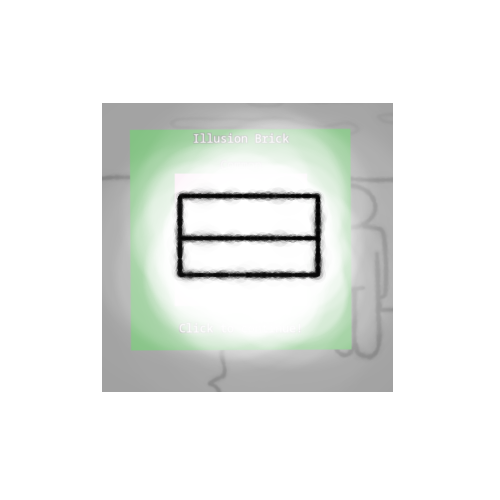
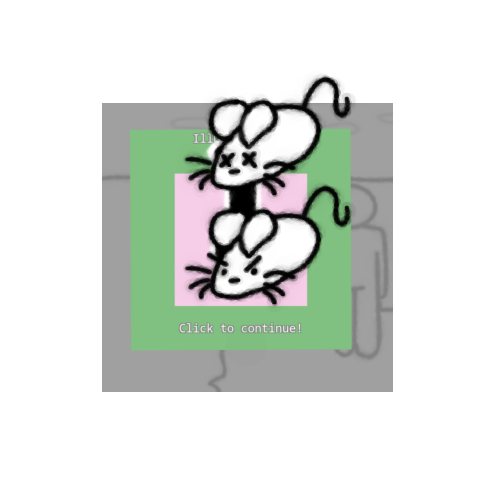
Before/after of a (500, 500) layered artwork. What changed in the layer stack:
added group "mouseDead" with 2 layers above "mouse" over [128, 73, 384, 392]
added layer "Paint Layer 7" (1st of 2, in "mouseDead") in group "mouseDead" over [128, 73, 384, 211]
added layer "Paint Layer 8" (1st of 2, in "mouseDead") in group "mouseDead" over [128, 73, 384, 392]
added group "mouse" with 2 layers above "fishLever" over [128, 128, 384, 392]
added layer "Paint Layer 7" (2nd of 2, in "mouse") in group "mouse" over [128, 128, 384, 320]
added layer "Paint Layer 8" (2nd of 2, in "mouse") in group "mouse" over [128, 128, 384, 392]
added group "fishLever" with 3 layers above "fish" over [192, 73, 320, 384]
added layer "Paint Layer 9" (1%) in group "fishLever" over [192, 320, 320, 384]
added layer "Paint Layer 5" in group "fishLever" over [192, 73, 320, 320]
added layer "Paint Layer 6" in group "fishLever" over [192, 128, 320, 320]
hid "fishFish", painted on it over [128, 128, 384, 320]
hid "fishBG" over [102, 73, 393, 392]
